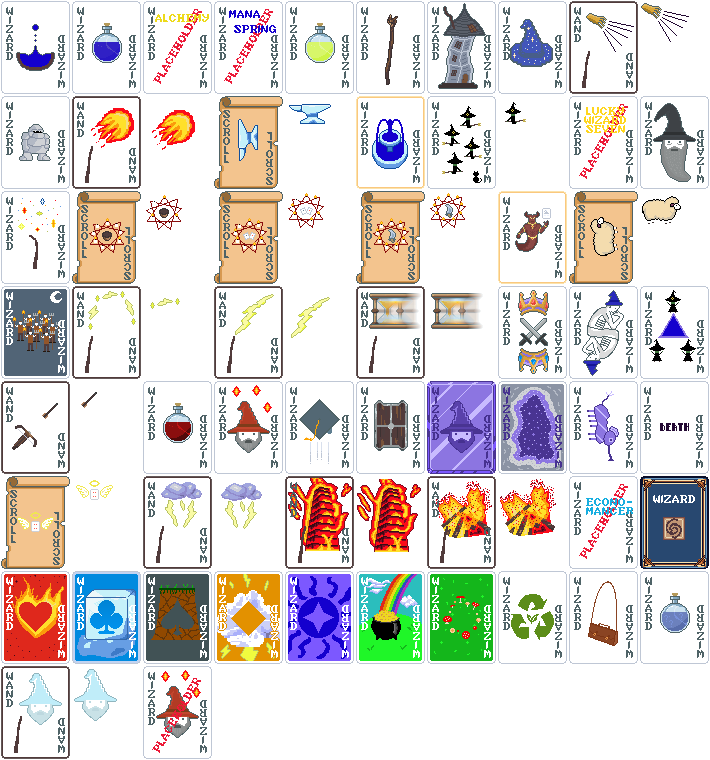
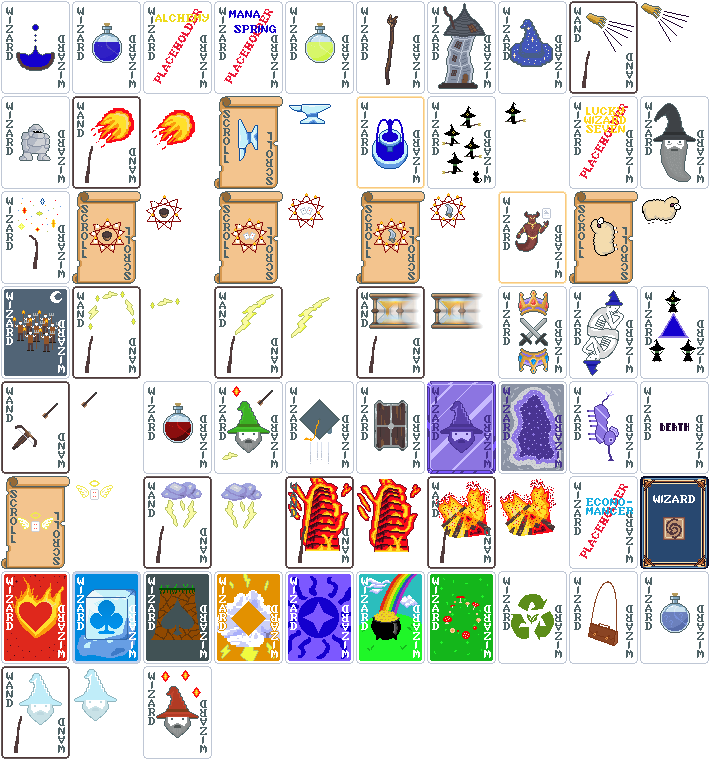
Before/after of a 710×760 layered artwork. What changed in the layer stack:
painted on "Conjurings" over 252, 385, 272, 413
added layer "Chain Lightning spell copy #1" in group "Hedge Wizard" over 222, 452, 238, 460
added layer "Ray of Wood spell copy" in group "Hedge Wizard" over 257, 390, 273, 406
painted on "Wizard copy" over 228, 402, 269, 433
removed layer "Placeholder spell template copy" from group "Sorcerer" over 152, 678, 201, 753
